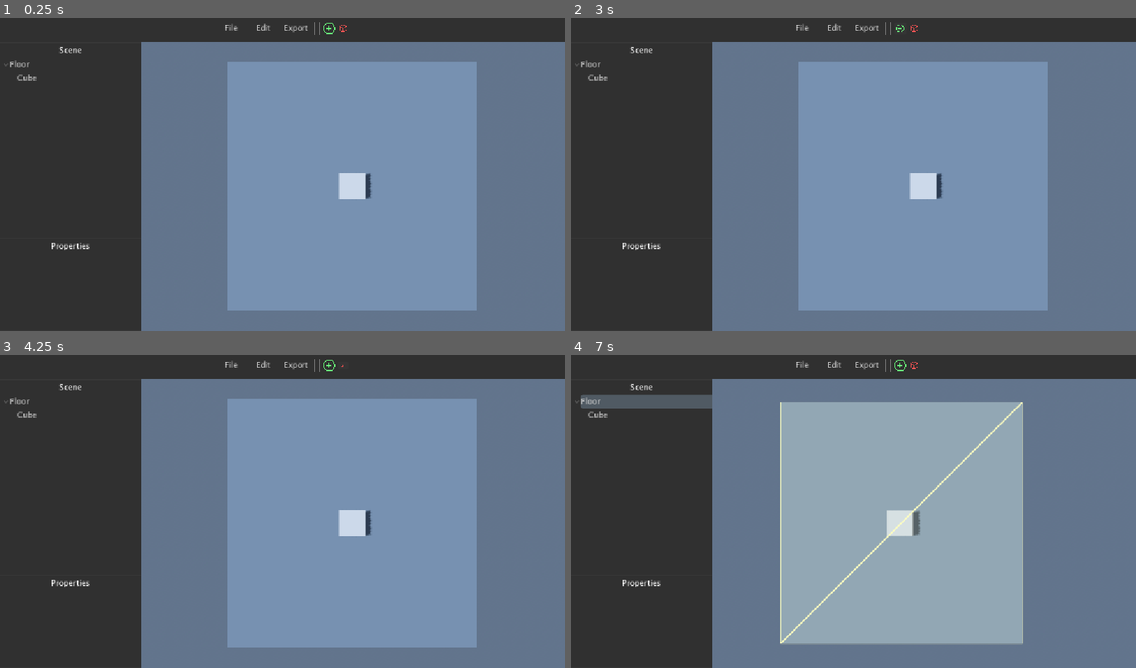
Above: before the commit, frames 1-4 (two rows, left to right).
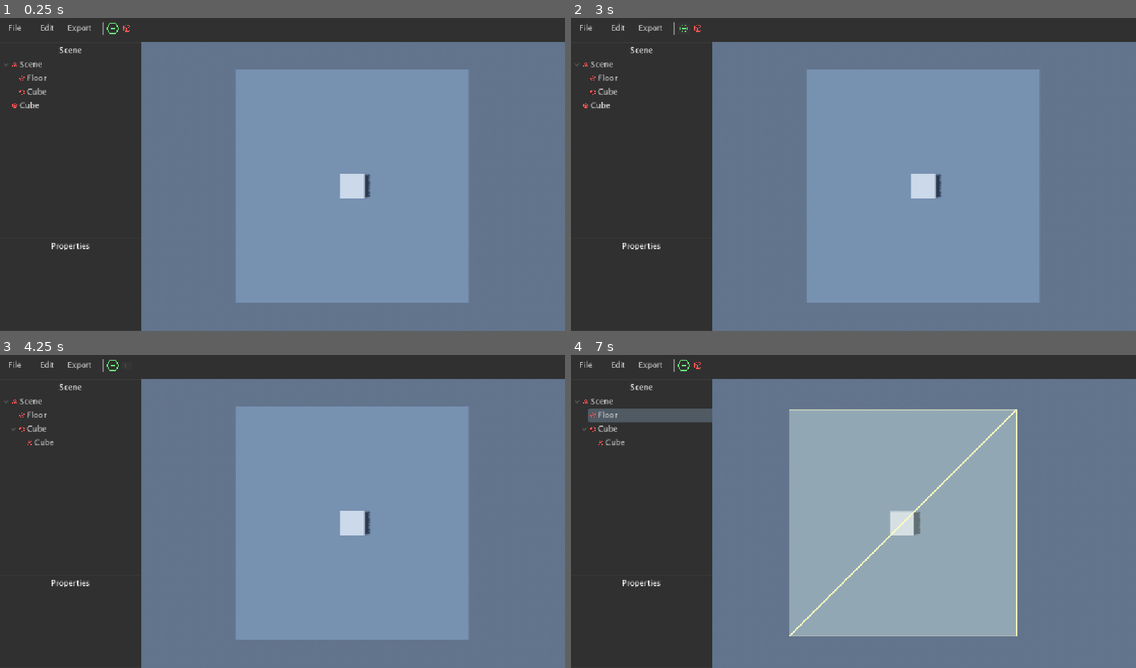
Above: after the commit, the same moments.

Repository: JustTobias31/VoxelisEditor
Game: Godot game, scene res://Main/Editor/UI.tscn
Two runs of this game, one before a commit and one after it. Both use one fixed random seed, a clock stepped at 60 frames per second and the inputs below.
Inputs (mouse positions are in pixels of both pictures, inside the frame that each line leads up to; where the layout moved, square brackets give the same spot in the first picture):
- Up to frame 1 (0.25 s): no input
- Up to frame 2 (3 s): click "File" at 0.5 s; click "Edit" at 1.25 s; click "Export" at 2 s; click (684, 27) [898, 27] at 2.75 s
- Up to frame 3 (4.25 s): click (124, 364) [344, 364] at 3.5 s
- Up to frame 4 (7 s): tap Enter (down) at 4.25 s; move the mouse to (977, 492) at 4.27 s; hold Right (right) 4.28-5.03 s; click (977, 492) at 4.42 s; move the mouse to (740, 524) at 5.02 s; hold Enter (down) 5.03-5.78 s; click (740, 524) at 5.17 s; move the mouse to (910, 439) at 5.77 s; hold Right (right) 5.78-6.53 s; click (910, 439) at 5.92 s; move the mouse to (825, 574) at 6.52 s; hold Up (up) from 6.53 s (still down); click (825, 574) at 6.67 s

The runs differ from the first frame. In frame 1, 5.0% of the frame differs, in the area x 1-85%, y 1-94%; in frame 2, 5.0%; in frame 3, 5.0%; in frame 4, 7.3%, in the area x 1-80%, y 1-93%.

Commit message:
Object system parenting updates

Diff:
--- a/Main/Editor/Objects/3D/script.gd
+++ b/Main/Editor/Objects/3D/script.gd
@@ -4,26 +4,32 @@
 func _init():
 	props["position"] = {
 		"locked"= false,
-		"value"= Vector3(0, 10, 0),
+		"value"= Vector3(0, 5, 0),
 		"type"= "vec3",
 		"handler"= func(val: Vector3, obj: Node3D):
-			obj.position = val
+			if obj:
+				obj.position = val
 	}
 	props["size"] = {
 		"locked"= false,
 		"value"= Vector3(10, 10, 10),
 		"type"= "vec3",
 		"handler"= func(val: Vector3, obj: Node3D):
-			obj.scale = val
+			if obj:
+				obj.scale = val
 	}
 	props["visible"] = {
 		"locked"= false,
 		"value"= true,
 		"type"= "bool",
 		"handler"= func(val: bool, obj: Node3D):
-			obj.visible = val
+			if obj:
+				obj.visible = val
 	}
 
+	props.parent.handler=func(val:editor_Main, obj:Node):
+		if obj and val and val.model:
+			obj.reparent.call_deferred(val.model)
 	props.name.value="3D"
 	props.classname.value="3D"
 
--- a/Main/Editor/Objects/main/script.gd
+++ b/Main/Editor/Objects/main/script.gd
@@ -11,6 +11,11 @@
 			"value"="main",
 			"type"="str"
 		},
+		"parent" = {
+			"locked"=false,
+			"value"=null,
+			"type"="obj",
+		},
 	}
 var model = null
 var description = "Root object that's used by every other object"
--- a/Main/Editor/Scripts/Objects.gd
+++ b/Main/Editor/Scripts/Objects.gd
@@ -10,39 +10,39 @@
 
 signal created
 signal propchanged
-signal reparent
 signal reselect
 
 #######################################
 func parent(obj : editor_Main, p : editor_Main):
 	p.children.append(obj.id)
-	obj.parent=p
-	reparent.emit(obj,p)
+	obj.props.parent.value=p
 
 func create(obj : editor_Main, p : editor_Main=null):
 	var uid = randi_range(0,99999999)
 	var model : Node3D = obj.model
 	obj.id=uid
+	obj.description=null
+	objects[uid]=obj
+
 	if obj.model:
 		obj.model.name=str(uid)
 		get_tree().get_root().add_child.call_deferred(obj.model)
+	if p:
+		setProperty(obj,"parent",p)
 	for i in obj.props:
 		var v = obj.props[i]
 		if v.has("handler"):
 			v.handler.call(v.value, obj.model)
-	objects[uid]=obj
-	obj.description=null
+
 	created.emit(obj,p)
-
-	if p:
-		p.children.append(obj.id)
-		obj.parent=p
 
 	return uid
 
 func setProperty(obj : editor_Main, key, value):
 	var prop = obj.props[key]
 	prop.value=value
+	if key == "parent":
+		objects[value.id].children.append(obj.id)
 	if prop.has("handler"):
 		prop.handler.call(value,obj.model)
 	propchanged.emit(obj,key,value)
@@ -57,11 +57,19 @@
 		selected = 0
 	reselect.emit(id)
 #######################################
+
 func _ready() -> void:
 	await get_tree().create_timer(0.1).timeout
-	var scenefloor = objects[create(editor_Cube.new())]
+	var scene = objects[create(editor_3D.new())]
+	setProperty(scene,"name","Scene")
+
+	var scenefloor = objects[create(editor_Cube.new(),scene)]
 	setProperty(scenefloor,"size",Vector3(100,1,100))
 	setProperty(scenefloor,"color",Color.SLATE_GRAY)
 	setProperty(scenefloor,"name","Floor")
 
-	create(editor_Cube.new(),scenefloor)
+	var cube = objects[create(editor_Cube.new(),scene)]
+	var subcube = objects[create(editor_Cube.new())]
+	setProperty(subcube,"position",Vector3(0,100,0))
+	await get_tree().create_timer(3).timeout
+	setProperty(subcube,"parent",cube)
--- a/Main/Editor/Scripts/UI/Main.gd
+++ b/Main/Editor/Scripts/UI/Main.gd
@@ -6,11 +6,16 @@
 
 func create_tree_item(_item, _parent_item):
 	var item : TreeItem = tree.create_item(_parent_item)
+	item.set_icon(0, load("res://Main/Editor/Objects/%s/icon.svg" % _item.props.classname.value))
+	item.set_icon_max_width(0, 10)
 	item.set_text(0, _item.props.name.value)
 	return item
 
-func NewObject(obj, parent):
+func NewObject(obj,parent):
 	var item
+	if objlist.has(obj.id):
+		objlist[obj.id].free()
+
 	if parent:
 		item = create_tree_item(obj, objlist[parent.id])
 	else:
@@ -24,8 +29,11 @@
 	Objects.propchanged.connect(func(obj:editor_Main,prop,val):
 		if prop == "name":
 			objlist[obj.id].set_text(0,val)
+		elif prop == "parent":
+			NewObject(obj,val)
 	)
 	Objects.reselect.connect(func(id):
 		tree.deselect_all()
-		tree.set_selected(objlist[id],0)
+		if id:
+			tree.set_selected(objlist[id],0)
 	)
--- a/Main/Editor/UI.tscn
+++ b/Main/Editor/UI.tscn
@@ -58,7 +58,6 @@
 grow_vertical = 2
 pivot_offset_ratio = Vector2(0.5, 0.5)
 theme = SubResource("Theme_suv3m")
-alignment = 1
 
 [node name="File" type="Button" parent="Main/Toolbar/Contents" unique_id=452284215]
 custom_minimum_size = Vector2(60, 0)
--- a/Main/Editor/theme.tres
+++ b/Main/Editor/theme.tres
@@ -45,16 +45,16 @@
 Tree/colors/scroll_hint_color = Color(0, 0, 0, 1)
 Tree/colors/title_button_color = Color(0, 0, 0, 1)
 Tree/constants/button_margin = 0
-Tree/constants/check_h_separation = 0
+Tree/constants/check_h_separation = 5
 Tree/constants/children_hl_line_width = 0
 Tree/constants/dragging_unfold_wait_msec = 0
 Tree/constants/draw_guides = 0
 Tree/constants/draw_relationship_lines = 0
-Tree/constants/h_separation = 0
-Tree/constants/icon_h_separation = 0
+Tree/constants/h_separation = 5
+Tree/constants/icon_h_separation = 5
 Tree/constants/icon_max_width = 0
 Tree/constants/inner_item_margin_bottom = 0
-Tree/constants/inner_item_margin_left = 0
+Tree/constants/inner_item_margin_left = 5
 Tree/constants/inner_item_margin_right = 0
 Tree/constants/inner_item_margin_top = 0
 Tree/constants/item_margin = 15
